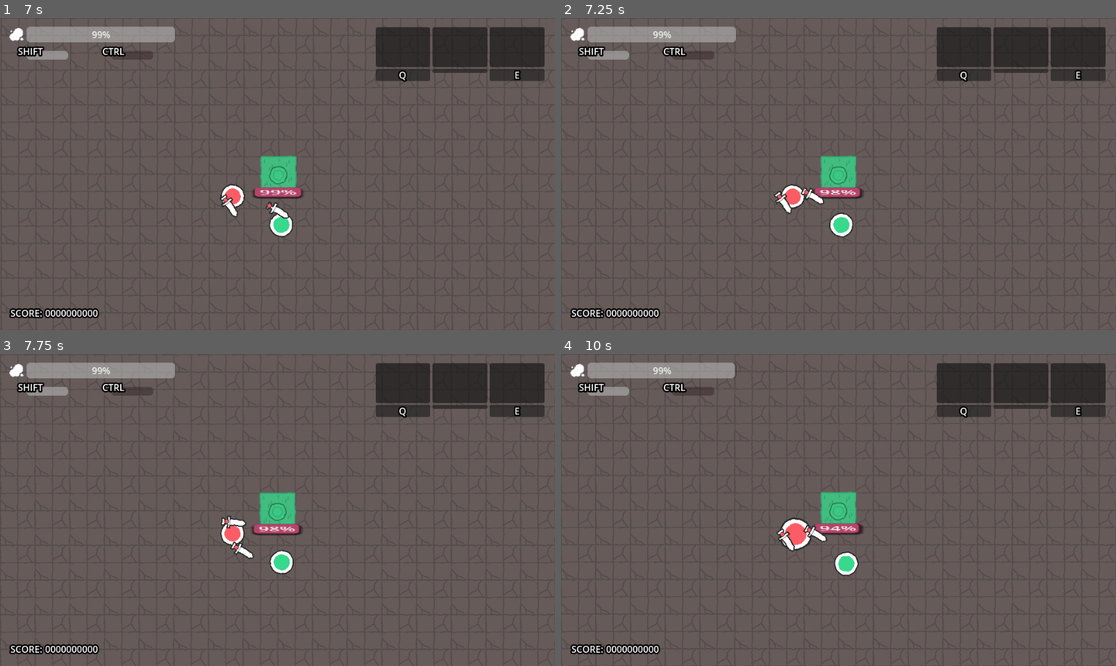
Above: before the commit, frames 1-4 (two rows, left to right).
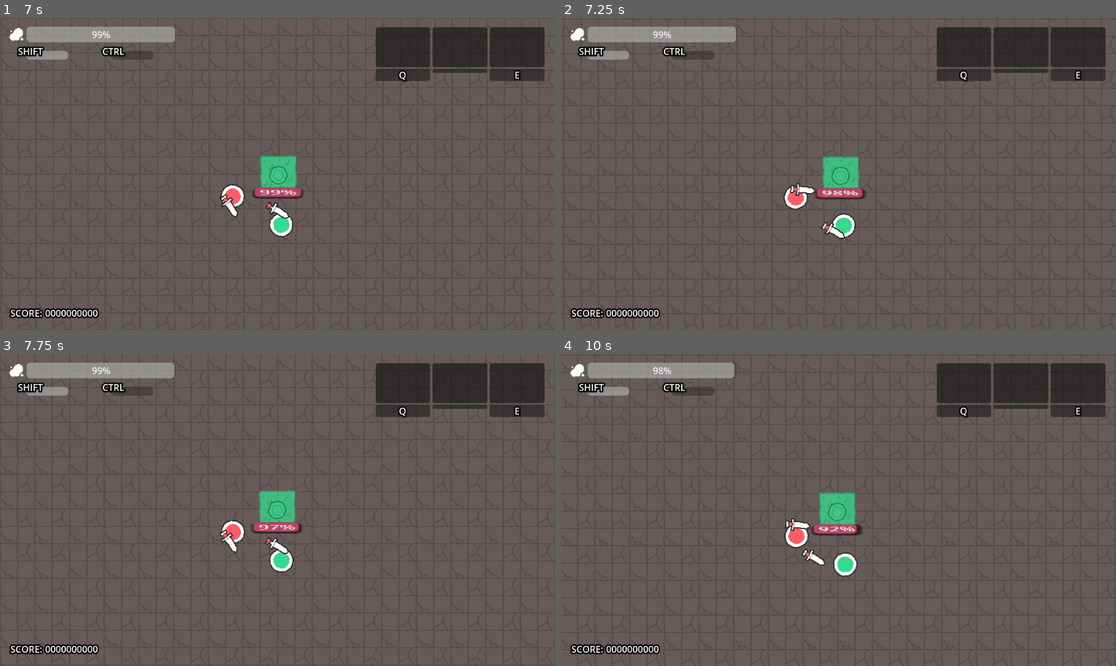
Above: after the commit, the same moments.

Repository: AndreeBurlamaqui/Gorgedot
Game: Godot game, scene res://Game/Scenes/family_defense.tscn
Two runs of this game, one before a commit and one after it. Both use one fixed random seed, a clock stepped at 60 frames per second and the inputs below.
Inputs (mouse positions are in pixels of both pictures, inside the frame that each line leads up to):
- Up to frame 1 (7 s): tap Enter at 0.5, 2, 3.5 s; move the mouse to (399, 158) at 0.52 s; tap Space at 1.25, 2.75, 4.25 s; move the mouse to (166, 189) at 1.27 s; move the mouse to (333, 105) at 2.02 s; move the mouse to (249, 236) at 2.77 s; move the mouse to (444, 220) at 3.52 s; move the mouse to (111, 127) at 4.27 s; move the mouse to (305, 174) at 5.02 s; move the mouse to (194, 96) at 5.77 s; move the mouse to (399, 158) at 6.52 s
- Up to frame 2 (7.25 s): no input
- Up to frame 3 (7.75 s): move the mouse to (166, 525) at 7.27 s
- Up to frame 4 (10 s): move the mouse to (894, 441) at 8.02 s; move the mouse to (810, 572) at 8.77 s; move the mouse to (1005, 556) at 9.52 s

Frame 1 is identical in both runs. In frame 2, 1.1% of the frame differs, in the area x 25-94%, y 9-99%; in frame 3, 1.0%; in frame 4, 1.0%.

Commit message:
+ Testing a minimum attack count to then play the buildup > The idea is that on daggers, for example, it'd hit 4 times in a row before activating cooldown > However it didn't play well when those weapons are in the player hand

Diff:
--- a/Game/Units/Weapons/WeaponBase.gd
+++ b/Game/Units/Weapons/WeaponBase.gd
@@ -147,14 +147,13 @@
 	if user == null :
 		return
 
-#	# Play the buildup if min attack buildup is above attack count
-#	if attackCount % _minAttackBuildup > 0 :
-#		# Cooldown to attack again
-#		cooldownTimer.start()
-#		return
+	# Play the buildup if min attack buildup is above attack count
+	if attackCount % _minAttackBuildup > 0 :
+		# Cooldown to attack again
+		cooldownTimer.start()
+		return
 
 	# Above combo count, requires new buildup
 	user.on_buildup_attack(_buildupTimer.wait_time)
 	_buildupTimer.start()
 	await _buildupTimer.timeout
-	cooldownTimer.start()
